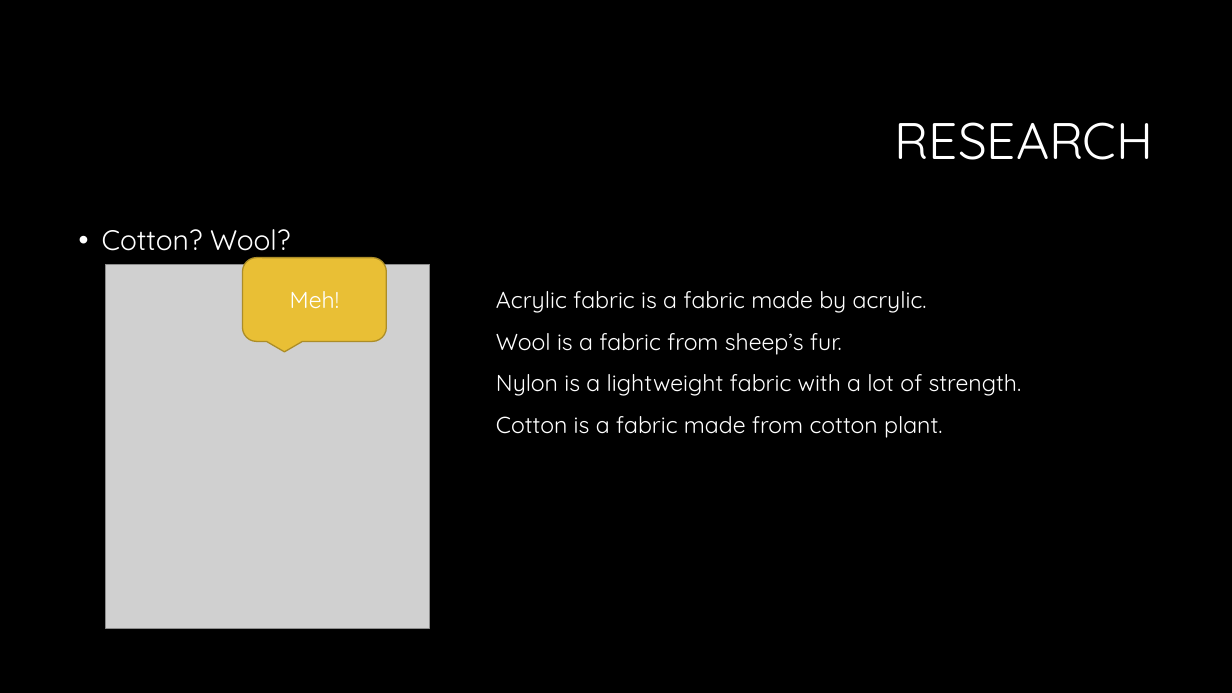
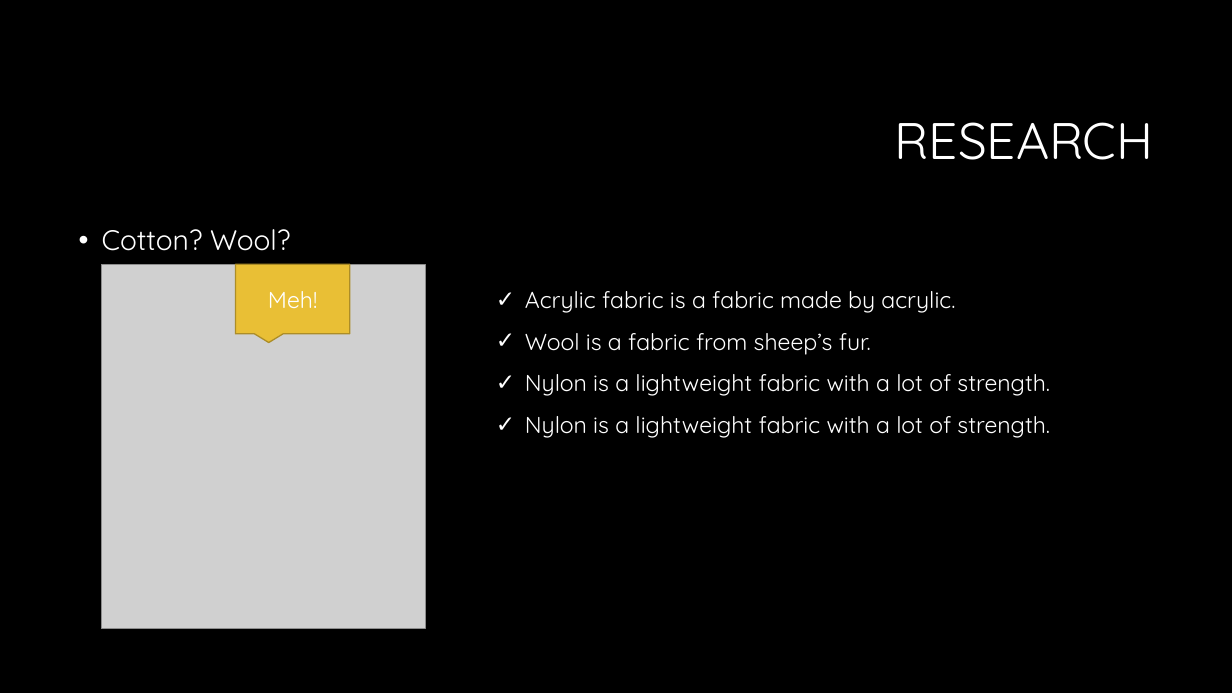
Before and after one commit to lingjiati/lingjiati.github.io, a slide deck: slide 3 of base/science.pptx. Drawn at 1232x693 pixels with LibreOffice and Linux fonts; fonts in the diff are those of the drawing; grey boxes stand for pictures; background and template pictures are left out. Boxes give left, top, right and bottom in pixels: in the first picture for what was removed or moved away, otherwise in the second. Text is boxed around its words. In the diff, an @@ line names an element or a change of style, - is before the commit and + after.

```diff
--- a/base/science.pptx
+++ b/base/science.pptx
@@ picture: place and size @@
-picture at [105, 264, 430, 628]
+picture at [102, 264, 426, 628]
@@ speech box "Meh!": place and size @@
-speech box "Meh!" at [242, 258, 386, 342]
+speech box "Meh!" at [236, 264, 350, 334]
@@ speech box "Meh!" at [236, 264, 350, 334]: rounded speech box to speech box @@
@@ text at [525, 291, 1050, 396]: bullet none to ✓ @@
@@ text at [525, 416, 1050, 438]: text changed @@
-Cotton is a fabric made from cotton plant.
+✓ Nylon is a lightweight fabric with a lot of strength.
```
Also in this commit, not shown: 4 other slides changed.
